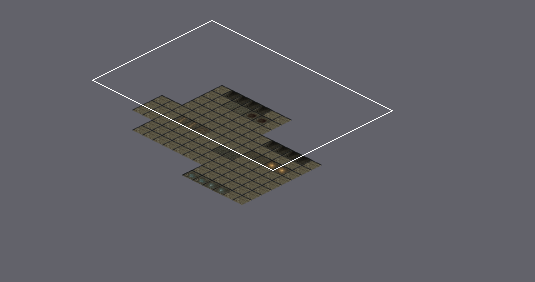
Tiled map, stored at feng-zhi/assets/maps/back_mountain_cliff_cave/maps/back_mountain_cliff_cave_day.tmx. The first picture is a wide view before the edit; the outline marks the close-up.
Close-up. Before the commit:
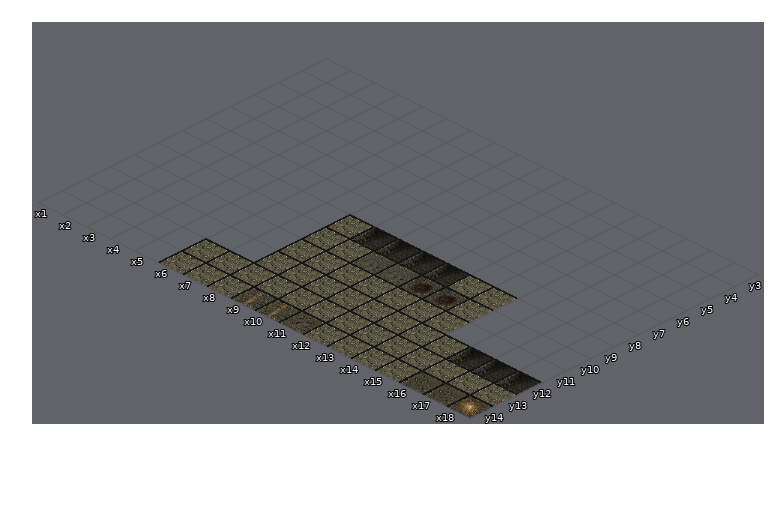
Cells are 64x32 px. Isometric: x runs down to the right, y down to the left. Shown: x 1..18, y 3..14. The commit also changed other parts of the map, which this record leaves out. The old version is drawn lined up with the new one.
And afterwards:
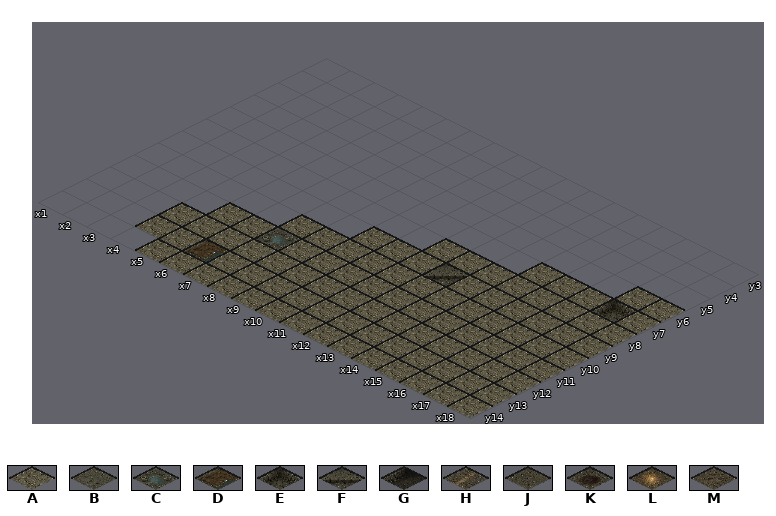
Key: from "cliff_cave_ground_tiles": A 0, B 2, C 5, D 6, E 9, F 10, G 12, H 13, J 14, K 15, L 17, M 20.
_ is an empty cell.
The edit:
map size 16x16 -> 36x30 cells (old content now starts at 6,6; both pictures use the new coordinates)
Layer "Ground":
Tile A now appears in row 6 at x 17 to 18; in row 7 at x 14 to 18; in row 8 at x 11 to 18; in row 9 at x 15 to 18; in row 10 at x 7 and 15 to 18; in row 11 at x 5 to 7 and 15 to 18.
Tile A now appears in row 12 at x 4 to 7; in row 13 at x 4 to 5; in row 14 at x 5.
The edit erases tile A in row 9 at x 8.
Layer "Terrain":
Tile C now appears in row 11 at x 7.
Tile D now appears in row 13 at x 6.
Tile E now appears in row 7 at x 17.
Tile F now appears in row 9 at x 12.
The edit erases tile B in row 10 at x 10 to 11.
The edit erases tile H in row 14 at x 9 to 10.
The edit erases tile J in row 14 at x 16 to 17.
The edit erases tile K in row 10 at x 12 to 13.
The edit erases tile L in row 14 at x 18.
The edit erases tile M in row 14 at x 11.
Layer "Overlay":
The edit erases tile G in row 9 at x 9 to 12; in row 12 at x 16 to 18.
Boxes around the changes in both close-ups, in picture pixels (x1, y1, x2, y2):
changed: (135, 202, 685, 418)
